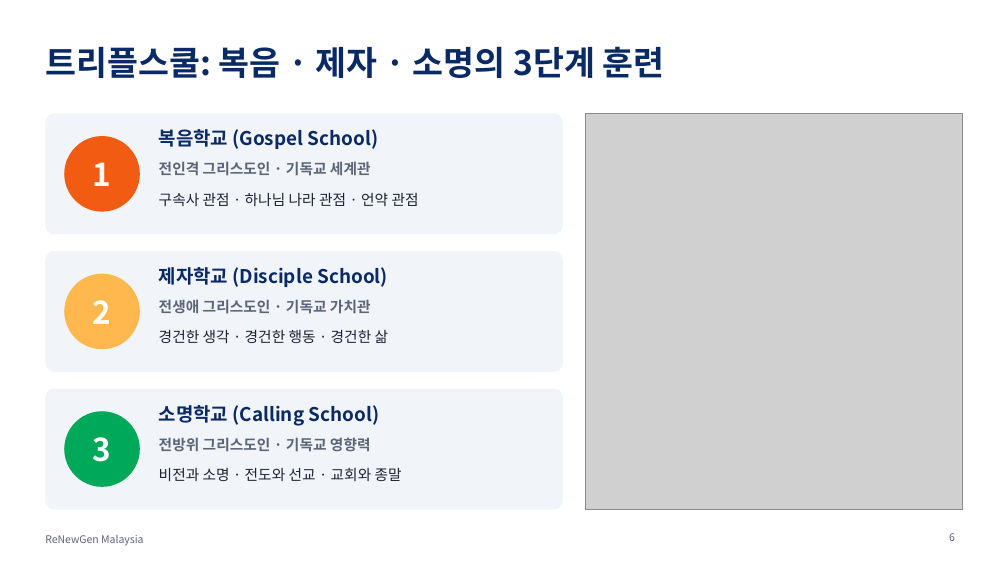
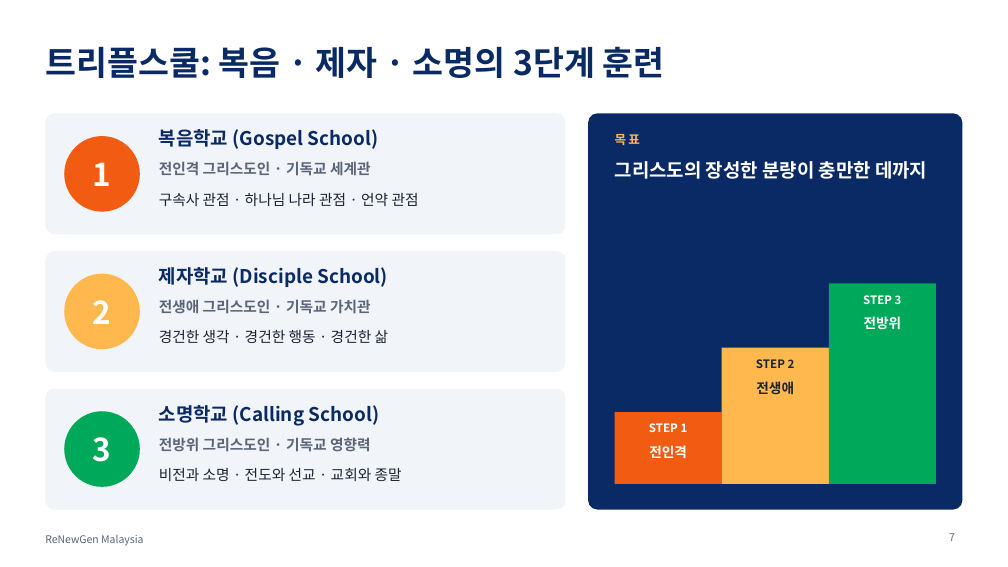
Before and after one commit to ChampionJohan/Johan, a slide deck: slide 7 of renewgen-malaysia/ReNewGen_Malaysia_KO.pptx (slide 6 before the commit). Drawn at 1008x567 pixels with LibreOffice and Linux fonts; fonts in the diff are those of the drawing; grey boxes stand for pictures. Boxes give left, top, right and bottom in pixels: in the first picture for what was removed or moved away, otherwise in the second. Text is boxed around its words. In the diff, an @@ line names an element or a change of style, - is before the commit and + after.

```diff
--- a/renewgen-malaysia/ReNewGen_Malaysia_KO.pptx
+++ b/renewgen-malaysia/ReNewGen_Malaysia_KO.pptx
@@ picture removed at (586,113,963,510) @@
@@ rounded rectangle added at (588,113,963,510), fill #0A2A66 @@
@@ text added at (615,134,640,145), 12 pt, text #FFB84D, bold @@
+목표
@@ text added at (615,161,927,179), 18 pt, text #FFFFFF, bold @@
+그리스도의 장성한 분량이 충만한 데까지
@@ rectangle added at (829,284,936,484), fill #00A859 @@
@@ text added at (863,295,902,304), 11 pt, text #FFFFFF, bold @@
+STEP 3
@@ text added at (864,316,902,330), 13 pt, text #FFFFFF, bold @@
+전방위
@@ rectangle added at (722,348,830,484), fill #FFB84D @@
@@ text added at (756,359,795,368), 11 pt, text #1B2333, bold @@
+STEP 2
@@ text added at (756,381,794,394), 13 pt, text #1B2333, bold @@
+전생애
@@ rectangle added at (615,412,722,484), fill #F25C12 @@
@@ text added at (649,423,688,432), 11 pt, text #FFFFFF, bold @@
+STEP 1
@@ text added at (649,445,687,458), 13 pt, text #FFFFFF, bold @@
+전인격
@@ page number at (949,533,955,541): text changed @@
-6
+7
```
Also in this commit, not shown: 7 other slides changed, 3 slides added, 9 other files.
